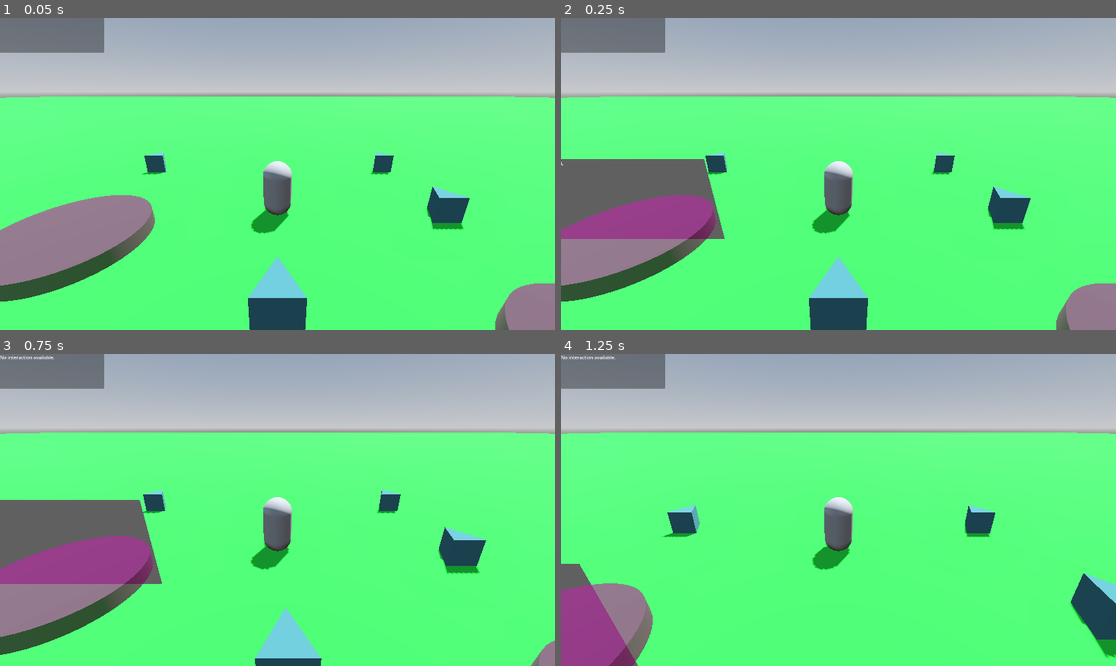
Above: before the commit, frames 1-4 (two rows, left to right).
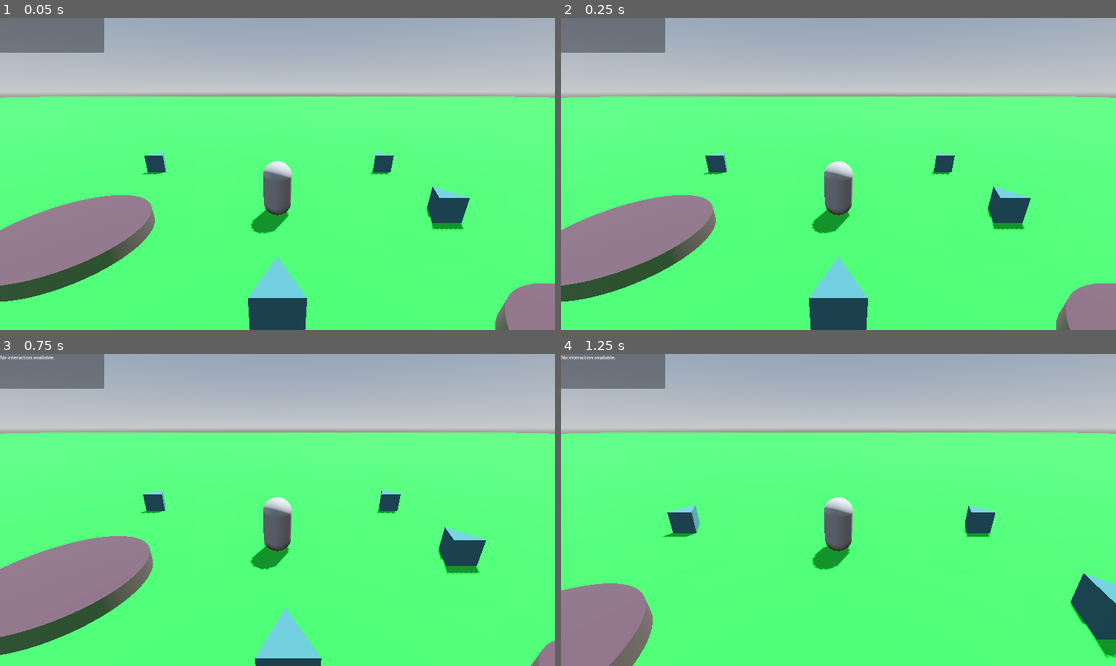
Above: after the commit, the same moments.

Repository: hypermush/RemakingPikmin
Game: Godot game, scene res://level.tscn
Same seed, same stepped clock (60 frames per second), same inputs: the game is played once before the commit and once after it.
Inputs (mouse positions are in pixels of both pictures, inside the frame that each line leads up to):
- Up to frame 1 (0.05 s): no input
- Up to frame 2 (0.25 s): no input
- Up to frame 3 (0.75 s): tap A (move_left) at 0.5 s; move the mouse to (305, 510) at 0.52 s; hold W (move_forward) from 0.53 s (still down); tap E (interact) at 0.6 s
- Up to frame 4 (1.25 s): keep holding W (move_forward)

Frame 1 is identical in both runs. In frame 2, 7.1% of the frame differs, in the area x 0-30%, y 45-71%; in frame 3, 7.3%, in the area x 0-30%, y 46-74%; in frame 4, 2.8%.

Commit message:
Transparent popup ui
Took a while, but I figured it out

Diff:
--- /dev/null
+++ b/interaction_ui.tscn
@@ -0,0 +1,29 @@
+[gd_scene format=3 uid="uid://bsueyaudgcokx"]
+
+[node name="Control" type="Control"]
+self_modulate = Color(1, 1, 1, 0)
+layout_mode = 3
+anchors_preset = 15
+anchor_right = 1.0
+anchor_bottom = 1.0
+grow_horizontal = 2
+grow_vertical = 2
+mouse_filter = 2
+
+[node name="Label" type="Label" parent="."]
+layout_mode = 1
+anchors_preset = 8
+anchor_left = 0.5
+anchor_top = 0.5
+anchor_right = 0.5
+anchor_bottom = 0.5
+offset_left = -489.5
+offset_top = -119.0
+offset_right = 489.5
+offset_bottom = 119.0
+grow_horizontal = 2
+grow_vertical = 2
+theme_override_font_sizes/font_size = 111
+text = "Press A to interact"
+horizontal_alignment = 1
+vertical_alignment = 1
--- a/interaction_zone.gd
+++ b/interaction_zone.gd
@@ -11,6 +11,7 @@
 # UI nonsense
 @onready var _sub_viewport: SubViewport = %SubViewport  # Reference to the SubViewport
 @onready var _sprite: Sprite3D = %Sprite3D  # Reference to the Sprite3D node
+@onready var _uimesh: MeshInstance3D = %UIMesh
 
 @onready var _halo_mesh: MeshInstance3D = %ZoneHalo
 @onready var _interact_zone: Area3D = %Area3D
@@ -22,7 +23,12 @@
 	_interact_zone.body_entered.connect(bodyEntered)
 	_interact_zone.body_exited.connect(bodyExited)
 
+	# sprite version to do away with
 	_sprite.texture = _sub_viewport.get_texture()  # Set the SubViewport's texture as the sprite's texture
+	_sprite.visible = false
+
+	# mesh way that we like
+	_uimesh.visible = false
 	pass
 
 
@@ -34,11 +40,15 @@
 func bodyEntered(body: Node3D):
 	if body.is_in_group("Player"):
 		body.current_interaction_zone = self  # Store reference to this zone
+		#_sprite.visible = true  # Show interaction UI
+		_uimesh.visible = true
 		Log.print("Player entered interaction zone.")
 
 func bodyExited(body: Node3D):
 	if body.is_in_group("Player"):
 		body.current_interaction_zone = null  # Clear reference
+		_sprite.visible = false  # Hide interaction UI when leaving
+		_uimesh.visible = false
 		Log.print("Player left interaction zone.")
 
 func interact():
--- a/interaction_zone.tscn
+++ b/interaction_zone.tscn
@@ -1,6 +1,7 @@
-[gd_scene load_steps=5 format=3 uid="uid://hknnxwg8cib"]
+[gd_scene load_steps=9 format=3 uid="uid://hknnxwg8cib"]
 
 [ext_resource type="Script" path="res://interaction_zone.gd" id="1_khjci"]
+[ext_resource type="PackedScene" uid="uid://bsueyaudgcokx" path="res://interaction_ui.tscn" id="2_ua8lj"]
 
 [sub_resource type="CylinderMesh" id="CylinderMesh_mbmix"]
 
@@ -11,6 +12,17 @@
 [sub_resource type="CylinderShape3D" id="CylinderShape3D_lqjbj"]
 height = 0.504914
 radius = 1.99993
+
+[sub_resource type="ViewportTexture" id="ViewportTexture_2lt2y"]
+viewport_path = NodePath("SubViewport")
+
+[sub_resource type="StandardMaterial3D" id="StandardMaterial3D_kuget"]
+resource_local_to_scene = true
+transparency = 1
+shading_mode = 0
+albedo_texture = SubResource("ViewportTexture_2lt2y")
+
+[sub_resource type="QuadMesh" id="QuadMesh_0tfox"]
 
 [node name="InteractionZone" type="Node3D"]
 script = ExtResource("1_khjci")
@@ -32,23 +44,17 @@
 
 [node name="SubViewport" type="SubViewport" parent="."]
 unique_name_in_owner = true
+transparent_bg = true
+size = Vector2i(2317, 942)
 
-[node name="Control" type="Control" parent="SubViewport"]
-layout_mode = 3
-anchors_preset = 15
-anchor_right = 1.0
-anchor_bottom = 1.0
-offset_right = -512.0
-offset_bottom = -512.0
-grow_horizontal = 2
-grow_vertical = 2
-mouse_filter = 2
-
-[node name="Label" type="Label" parent="SubViewport/Control"]
-layout_mode = 0
-offset_right = 142.0
-offset_bottom = 23.0
-text = "Press A to interact"
+[node name="Control" parent="SubViewport" instance=ExtResource("2_ua8lj")]
 
 [node name="Sprite3D" type="Sprite3D" parent="."]
 unique_name_in_owner = true
+billboard = 1
+
+[node name="UIMesh" type="MeshInstance3D" parent="."]
+unique_name_in_owner = true
+transform = Transform3D(6.235, 0, 0, 0, 2.17, 0, 0, 0, 1, 0, 1.12134, 0)
+material_override = SubResource("StandardMaterial3D_kuget")
+mesh = SubResource("QuadMesh_0tfox")
